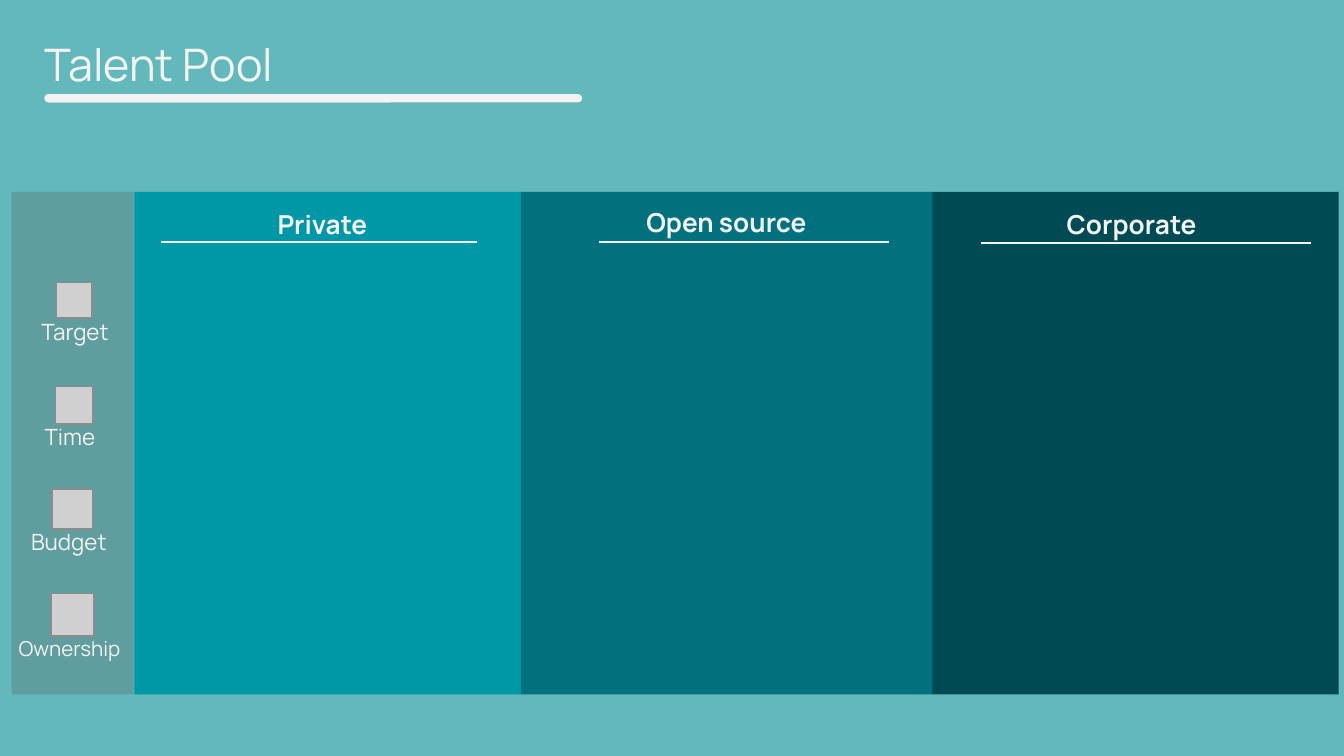
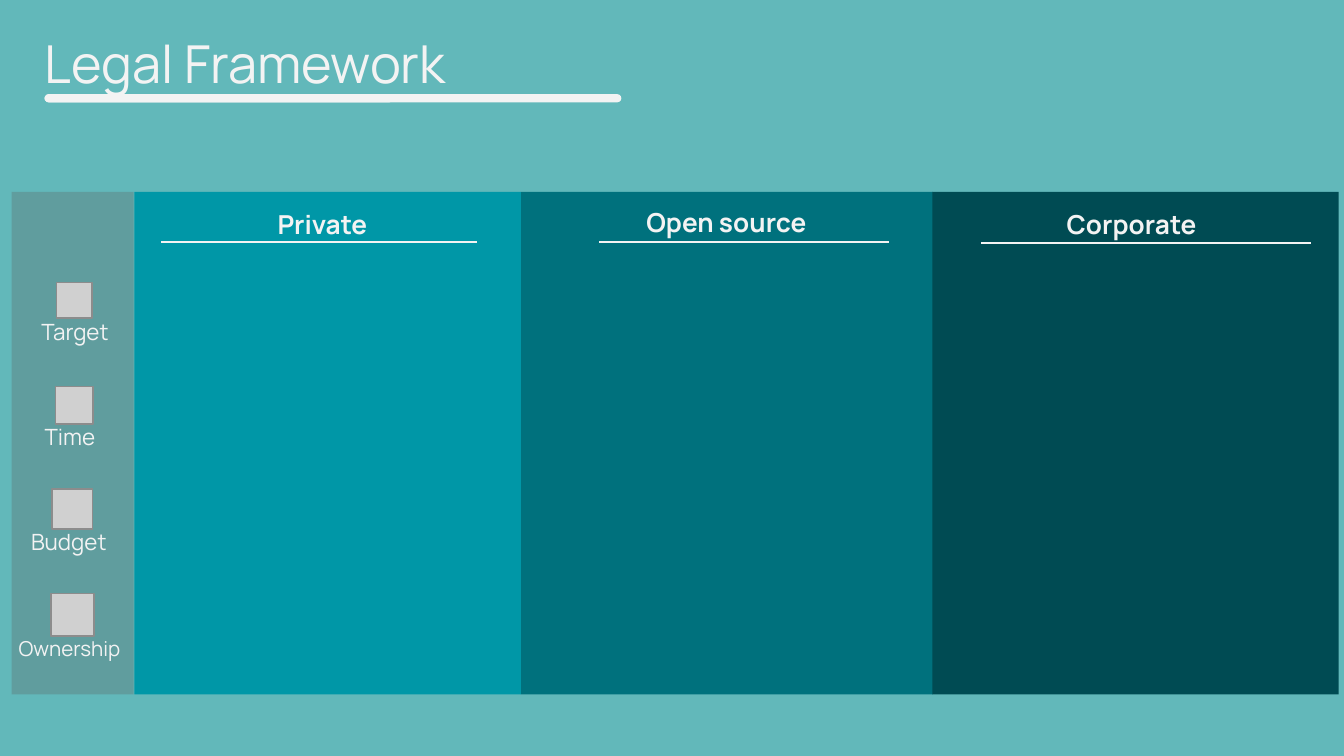
Before and after one commit to stefanofiorenza/KNITS, a slide deck: slide 13 of Presentations/KNITS/Programs/Internships/KNITS-TalentPool-1.0.0.pptx (slide 15 before the commit). Drawn at 1344x756 pixels with LibreOffice and Linux fonts; fonts in the diff are those of the drawing; grey boxes stand for pictures; background and template pictures are left out. Boxes give left, top, right and bottom in pixels: in the first picture for what was removed or moved away, otherwise in the second. Text is boxed around its words. In the diff, an @@ line names an element or a change of style, - is before the commit and + after.

Commit message:
FInal presentation

```diff
--- a/Presentations/KNITS/Programs/Internships/KNITS-TalentPool-1.0.0.pptx
+++ b/Presentations/KNITS/Programs/Internships/KNITS-TalentPool-1.0.0.pptx
@@ title at [45,44,445,97]: text changed; size 24 to 28 pt @@
-Talent Pool
+Legal Framework
@@ rounded rectangle: place and size @@
-rounded rectangle at [46,95,582,102]
+rounded rectangle at [46,95,621,102]
```
Also in this commit, not shown: 19 other slides changed, 2 slides removed.
